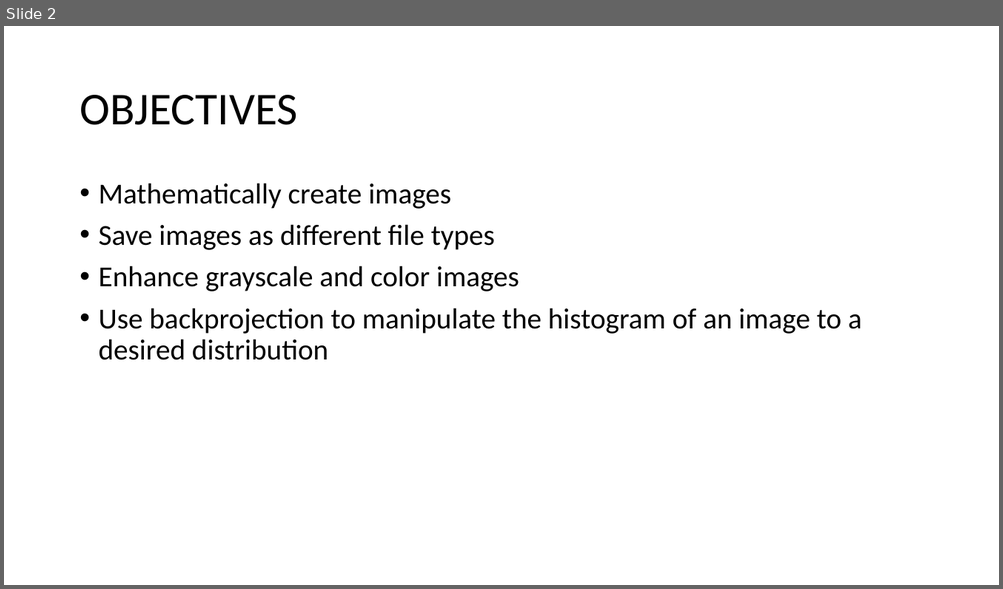
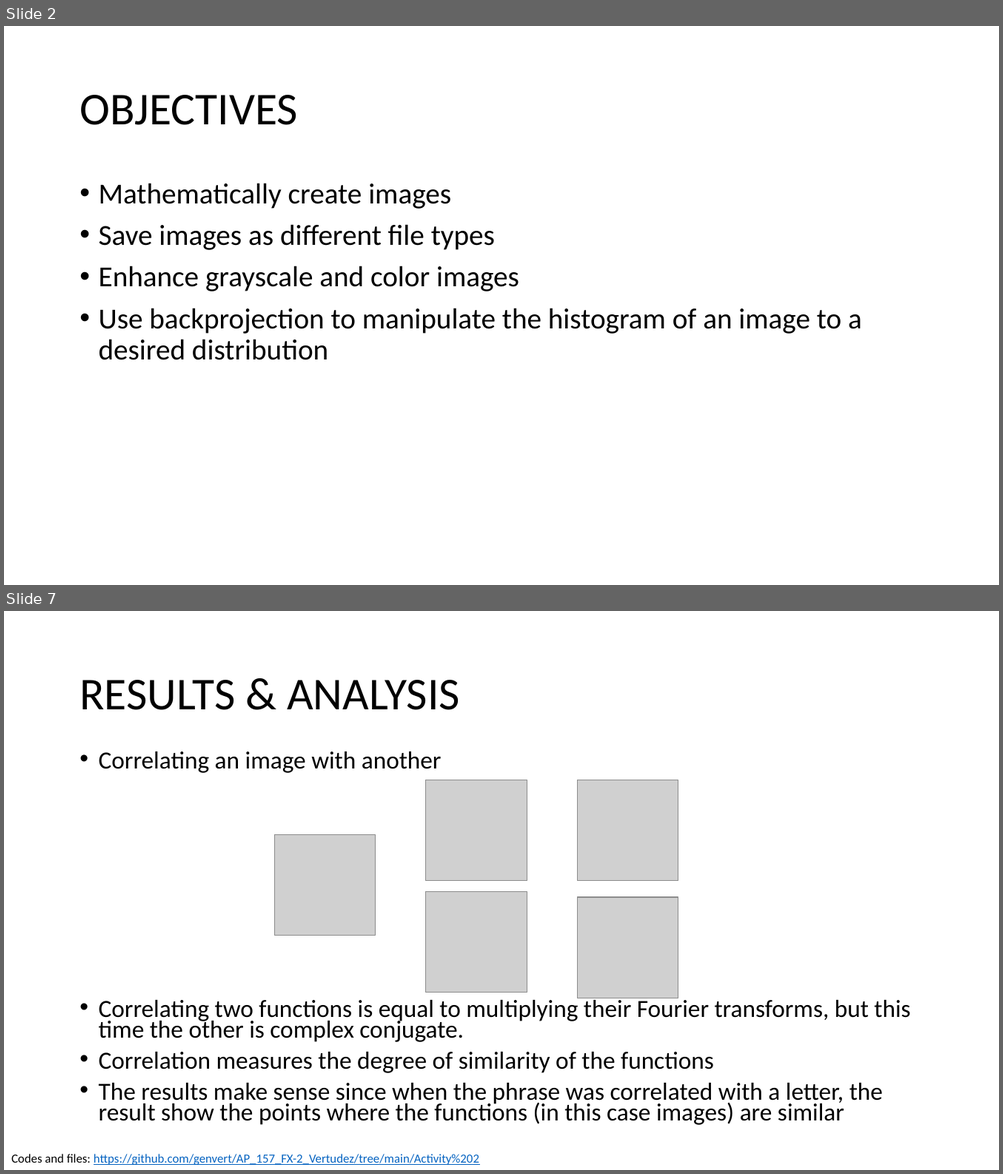
Before and after one commit to genvert/AP_157_FX-2_Vertudez, a slide deck: Activity 1/Vertudez_Activity_1_Report.pptx. Shown one above the other, each under a label of ours: slide 2 before the commit, slides 2 and 7 after it; the slides between them are not shown. The pictures are 1003x589 and 1003x1174 pixels, drawn with LibreOffice and Linux fonts; fonts in the diff are those of the drawing; grey boxes stand for pictures. Boxes give left, top, right and bottom in pixels: in the first picture for what was removed or moved away, otherwise in the second. Text is boxed around its words. In the diff, an @@ line names an element or a change of style, - is before the commit and + after.

```diff
--- a/Activity 1/Vertudez_Activity_1_Report.pptx
+++ b/Activity 1/Vertudez_Activity_1_Report.pptx
@@ slide 7 added at (x1=4, y1=611, x2=999, y2=1170), background #FFFFFF @@
@@ title added at (x1=79, y1=680, x2=459, y2=710), 44 pt, text #000000 @@
+RESULTS & ANALYSIS
@@ text added at (x1=99, y1=752, x2=910, y2=1125), 23.8 pt, text #000000 @@
+• Correlating an image with another
+• Correlating two functions is equal to multiplying their Fourier transforms, but this time the other is complex conjugate.
+• Correlation measures the degree of similarity of the functions
+• The results make sense since when the phrase was correlated with a letter, the result show the points where the functions (in this case images) are similar
@@ picture added at (x1=426, y1=780, x2=526, y2=881) @@
@@ picture added at (x1=577, y1=780, x2=677, y2=881) @@
@@ picture added at (x1=274, y1=834, x2=375, y2=936) @@
@@ picture added at (x1=426, y1=892, x2=526, y2=993) @@
@@ picture added at (x1=577, y1=897, x2=677, y2=998) @@
@@ text added at (x1=11, y1=1154, x2=479, y2=1165), 12 pt, text #0563C1, underline @@
+Codes and files: https://github.com/genvert/AP_157_FX-2_Vertudez/tree/main/Activity%202
```
Also in this commit, not shown: 1 slide changed, 4 other slides added, 2 slides removed, 2 other files.
